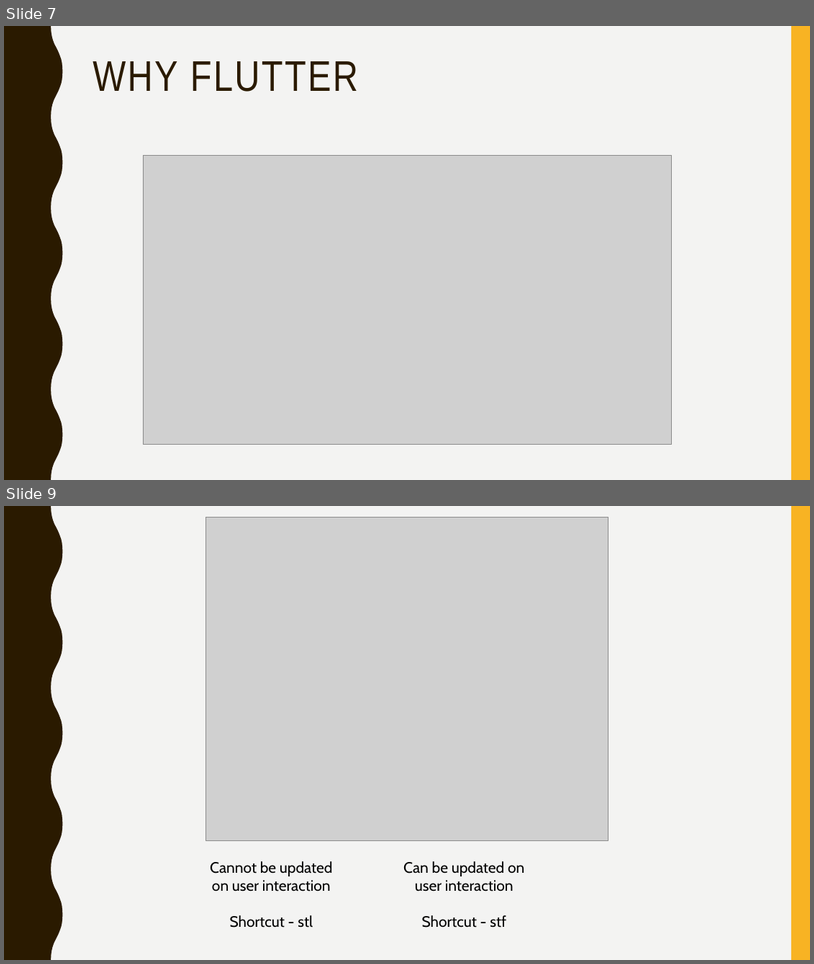
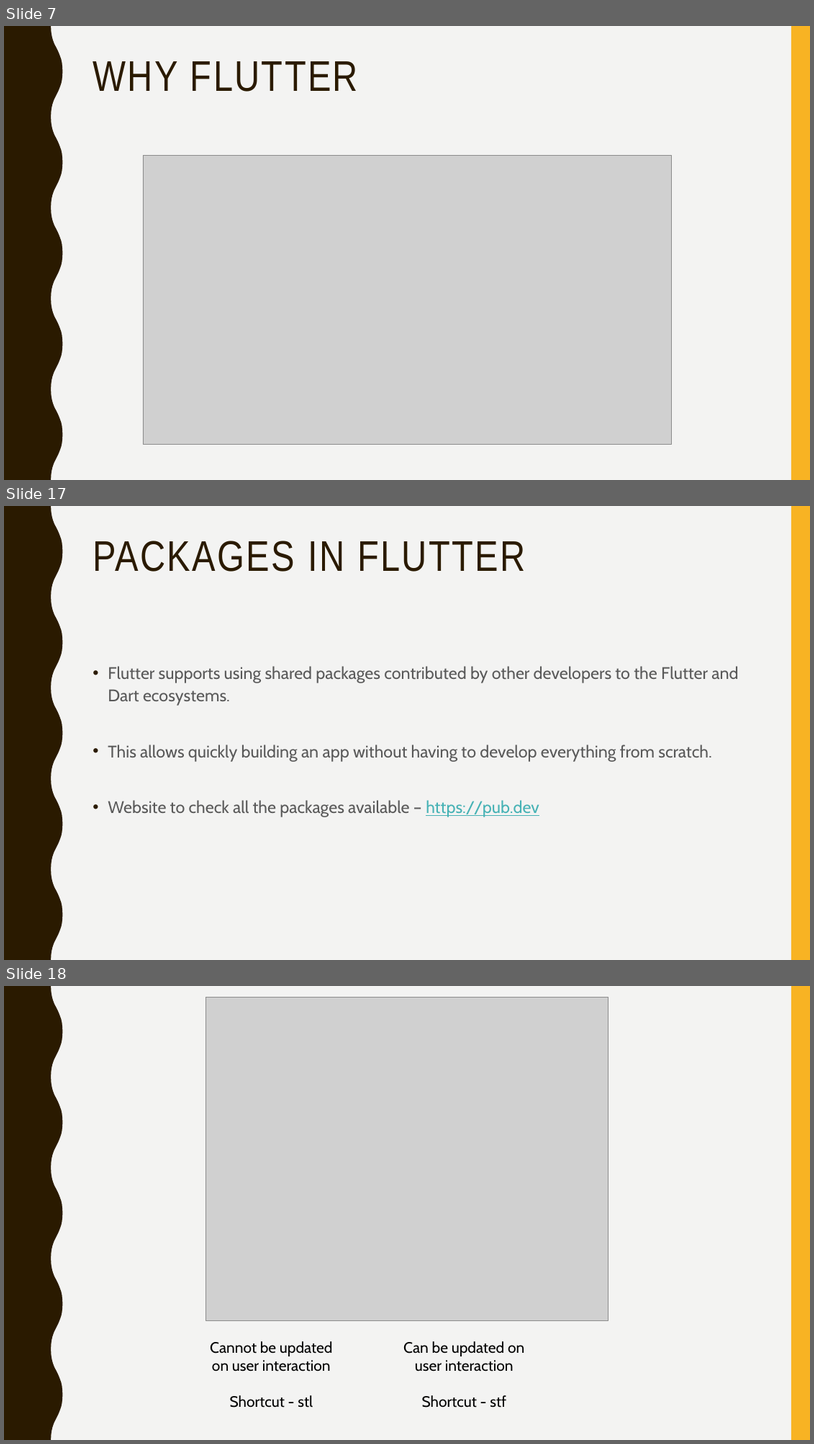
Before and after one commit to narayanvyas/flutter_workshop, a slide deck: Flutter Workshop.pptx. Shown one above the other, each under a label of ours: slides 7 and 9 before the commit, slides 7, 17 and 18 after it; the slides between them are not shown. The pictures are 814x964 and 814x1444 pixels, drawn with LibreOffice and Linux fonts; fonts in the diff are those of the drawing; grey boxes stand for pictures. Boxes give left, top, right and bottom in pixels: in the first picture for what was removed or moved away, otherwise in the second. Text is boxed around its words. In the diff, an @@ line names an element or a change of style, - is before the commit and + after.

```diff
--- a/Flutter Workshop.pptx
+++ b/Flutter Workshop.pptx
@@ slide 17 added at box(4, 506, 810, 960), background #F3F3F2; not listed: 2 template elements that a slide beside it also shows @@
@@ title added at box(93, 541, 525, 572), 51 pt, text #2A1A00 @@
+PACKAGES IN FLUTTER
@@ text added at box(108, 666, 738, 817), 20 pt, text #595959 @@
+• Flutter supports using shared packages contributed by other developers to the Flutter and Dart ecosystems.
+• This allows quickly building an app without having to develop everything from scratch.
+• Website to check all the packages available – https://pub.dev
@@ what was slide 9 is now slide 18 @@
```
Also in this commit, not shown: 1 slide changed, 8 other slides added.
